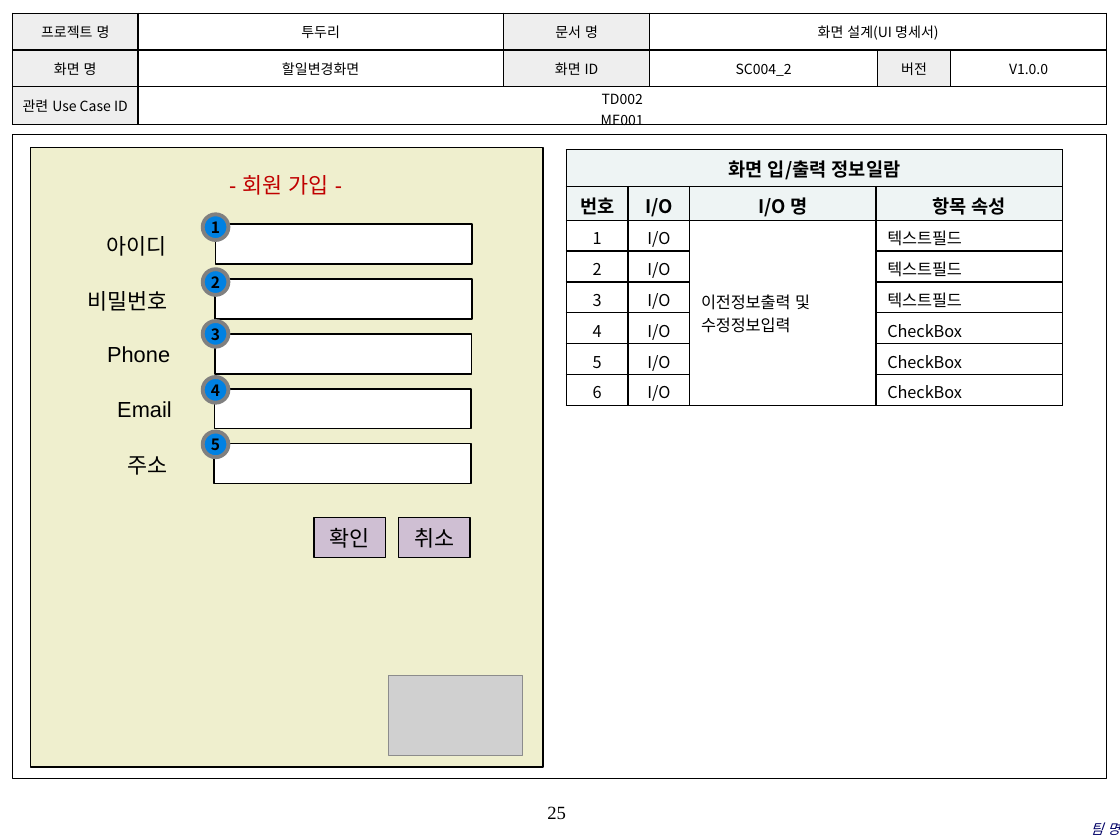
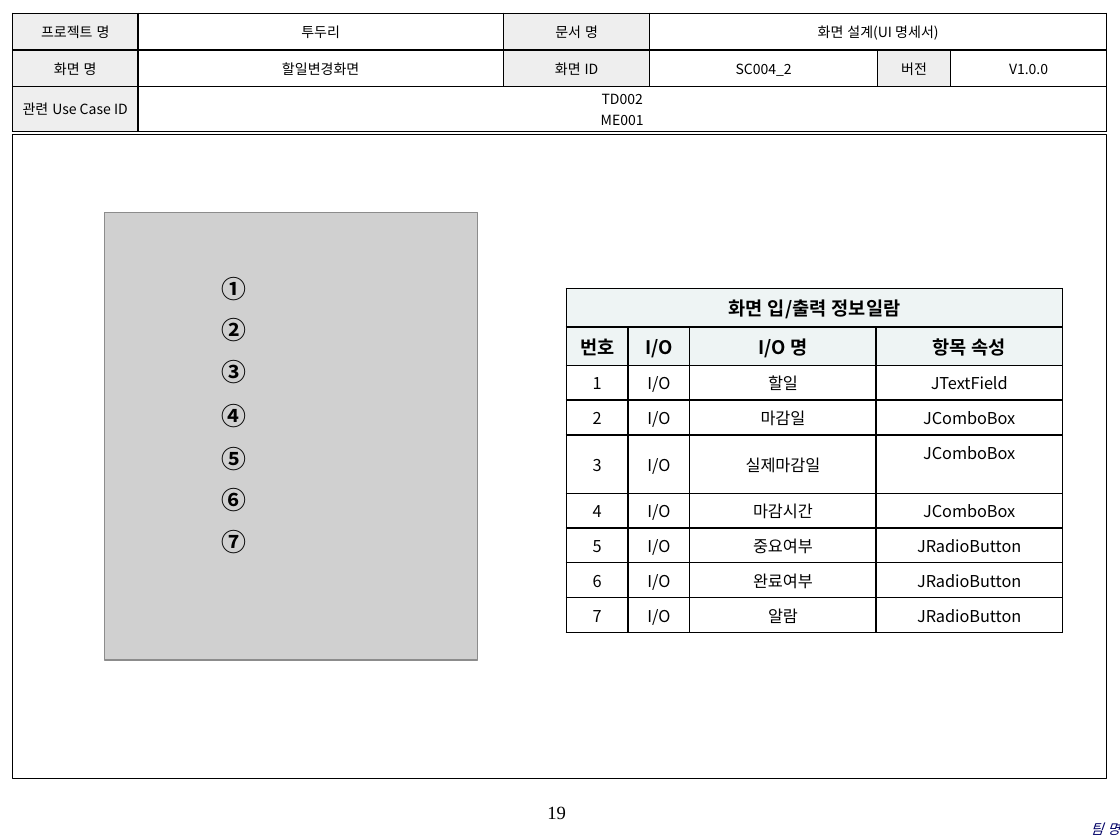
Before and after one commit to coskdms/SE2017_10_TenoutofTen, a slide deck: slide 19 of doc/3_ 설계서/UI Design Template.pptx (slide 25 before the commit). Drawn at 1120x840 pixels with LibreOffice and Linux fonts; fonts in the diff are those of the drawing; grey boxes stand for pictures; background and template pictures are left out. Boxes give left, top, right and bottom in pixels: in the first picture for what was removed or moved away, otherwise in the second. Text is boxed around its words. In the diff, an @@ line names an element or a change of style, - is before the commit and + after.

Commit message:
#855 신규 완료 보통 2017.05.26 UI설계서 최종 작성하였습니다.

```diff
--- a/doc/3_ 설계서/UI Design Template.pptx
+++ b/doc/3_ 설계서/UI Design Template.pptx
@@ picture added at (x1=104, y1=212, x2=477, y2=660) @@
@@ vertical alignment middle to top; fill #0081E2 to none; outline #808080 2.5 pt to none in 5 elements at (x1=222, y1=447, x2=247, y2=471), (x1=222, y1=404, x2=247, y2=428), (x1=222, y1=360, x2=247, y2=384), (x1=222, y1=318, x2=247, y2=342), (x1=222, y1=277, x2=247, y2=301) @@
@@ text "①" moved from (x1=203, y1=214, x2=228, y2=240) to (x1=222, y1=277, x2=247, y2=301) @@
@@ text at (x1=222, y1=277, x2=247, y2=301): text changed; size 10 to 16 pt @@
-1
+①
@@ table at (x1=567, y1=289, x2=1062, y2=629) @@
-row 3: 1 | I/O | 이전정보출력 및 / 수정정보입력 | 텍스트필드
-row 4: 2 | I/O |  | 텍스트필드
-row 5: 3 | I/O |  | 텍스트필드
-row 6: 4 | I/O |  | CheckBox
-row 7: 5 | I/O |  | CheckBox
-row 8: 6 | I/O |  | CheckBox
+row 3: 1 | I/O | 할일 | JTextField
+row 4: 2 | I/O | 마감일 | JComboBox
+row 5: 3 | I/O | 실제마감일 | JComboBox
+row 6: 4 | I/O | 마감시간 | JComboBox
+row 7: 5 | I/O | 중요여부 | JRadioButton
+row 8: 6 | I/O | 완료여부 | JRadioButton
+row 9: 7 | I/O | 알람 | JRadioButton
@@ table resized from (x1=567, y1=150, x2=1062, y2=405) to (x1=567, y1=289, x2=1062, y2=629) @@
@@ text "②" moved from (x1=203, y1=269, x2=228, y2=295) to (x1=222, y1=318, x2=247, y2=342) @@
@@ text at (x1=222, y1=318, x2=247, y2=342): text changed; size 10 to 16 pt @@
-2
+②
@@ text "③" moved from (x1=203, y1=321, x2=228, y2=347) to (x1=222, y1=360, x2=247, y2=384) @@
@@ text at (x1=222, y1=360, x2=247, y2=384): text changed; size 10 to 16 pt @@
-3
+③
@@ text "④" moved from (x1=203, y1=377, x2=228, y2=403) to (x1=222, y1=404, x2=247, y2=428) @@
@@ text at (x1=222, y1=404, x2=247, y2=428): text changed; size 10 to 16 pt @@
-4
+④
@@ text "⑤" moved from (x1=203, y1=431, x2=228, y2=457) to (x1=222, y1=447, x2=247, y2=471) @@
@@ text at (x1=222, y1=447, x2=247, y2=471): text changed; size 10 to 16 pt @@
-5
+⑤
@@ text added at (x1=222, y1=488, x2=247, y2=512), 16 pt, text #000000, bold @@
+⑥
@@ text added at (x1=222, y1=530, x2=247, y2=554), 16 pt, text #000000, bold @@
+⑦
@@ group removed at (x1=30, y1=148, x2=543, y2=767): 8 rectangles, 6 texts, 1 picture @@
-확인
-- 회원 가입 -
-아이디
-비밀번호
-Phone
-Email
-주소
-취소
@@ page number at (x1=547, y1=806, x2=566, y2=820): text changed @@
-25
+19
```
Also in this commit, not shown: 15 other slides changed, 5 slides added, 9 slides removed.
